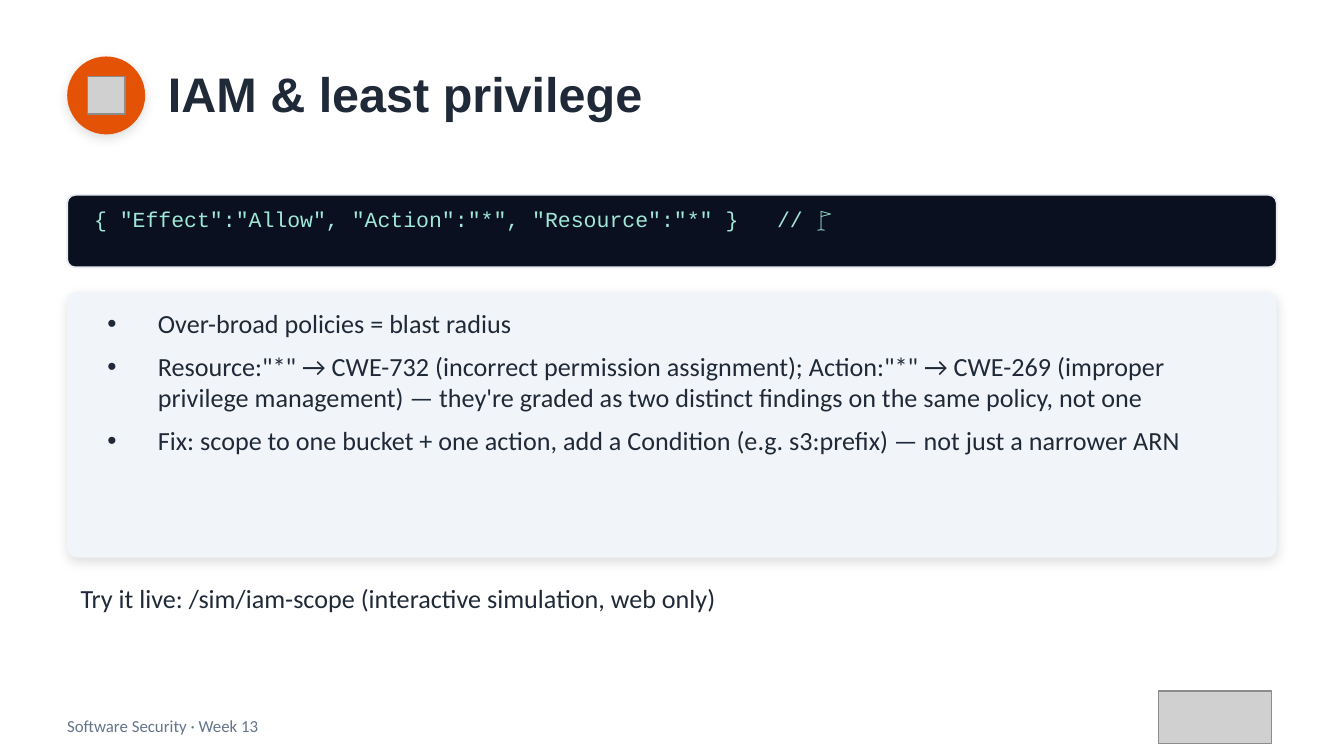
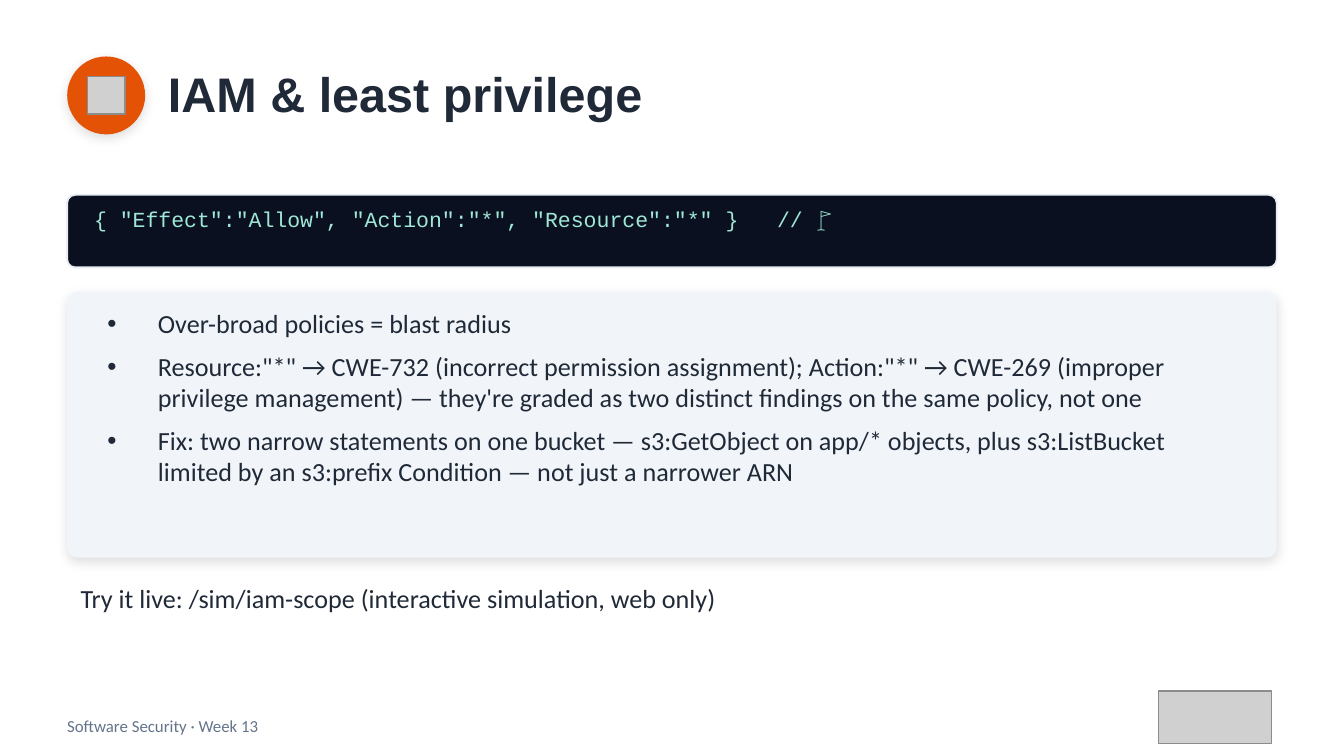
Before and after one commit to 6631503001/software-security, a slide deck: slide 7 of slides/pptx/week13.pptx (slide 6 before the commit). Drawn at 1344x756 pixels with LibreOffice and Linux fonts; fonts in the diff are those of the drawing; grey boxes stand for pictures. Boxes give left, top, right and bottom in pixels: in the first picture for what was removed or moved away, otherwise in the second. Text is boxed around its words. In the diff, an @@ line names an element or a change of style, - is before the commit and + after.

```diff
--- a/slides/pptx/week13.pptx
+++ b/slides/pptx/week13.pptx
@@ text at [158, 431, 1165, 486]: text changed @@
-• Fix: scope to one bucket + one action, add a Condition (e.g. s3:prefix) — not just a narrower ARN
+• Fix: two narrow statements on one bucket — s3:GetObject on app/* objects, plus s3:ListBucket limited by an s3:prefix Condition — not just a narrower ARN
```
Also in this commit, not shown: 1 slide added, 30 other files.
